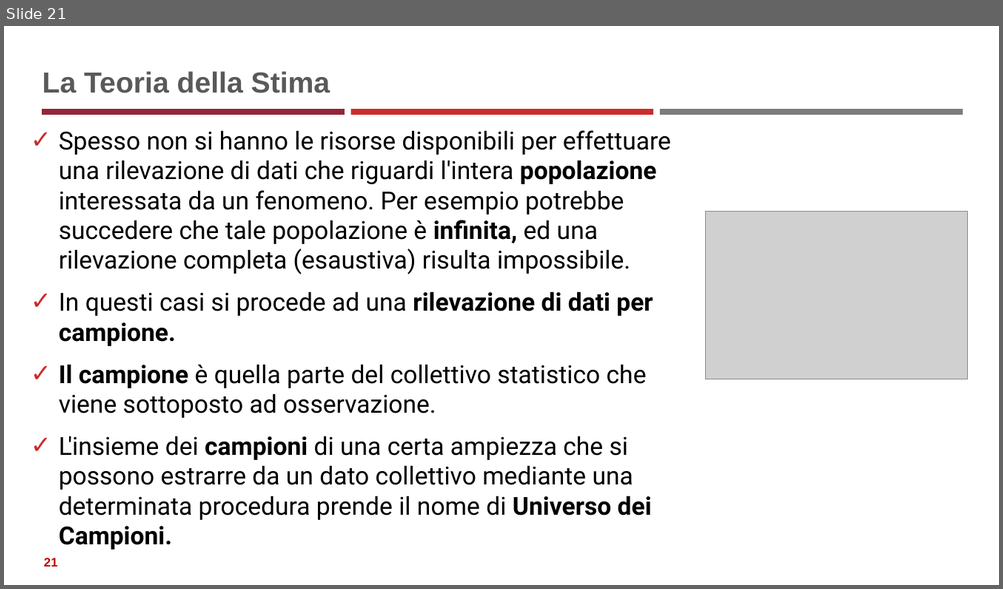
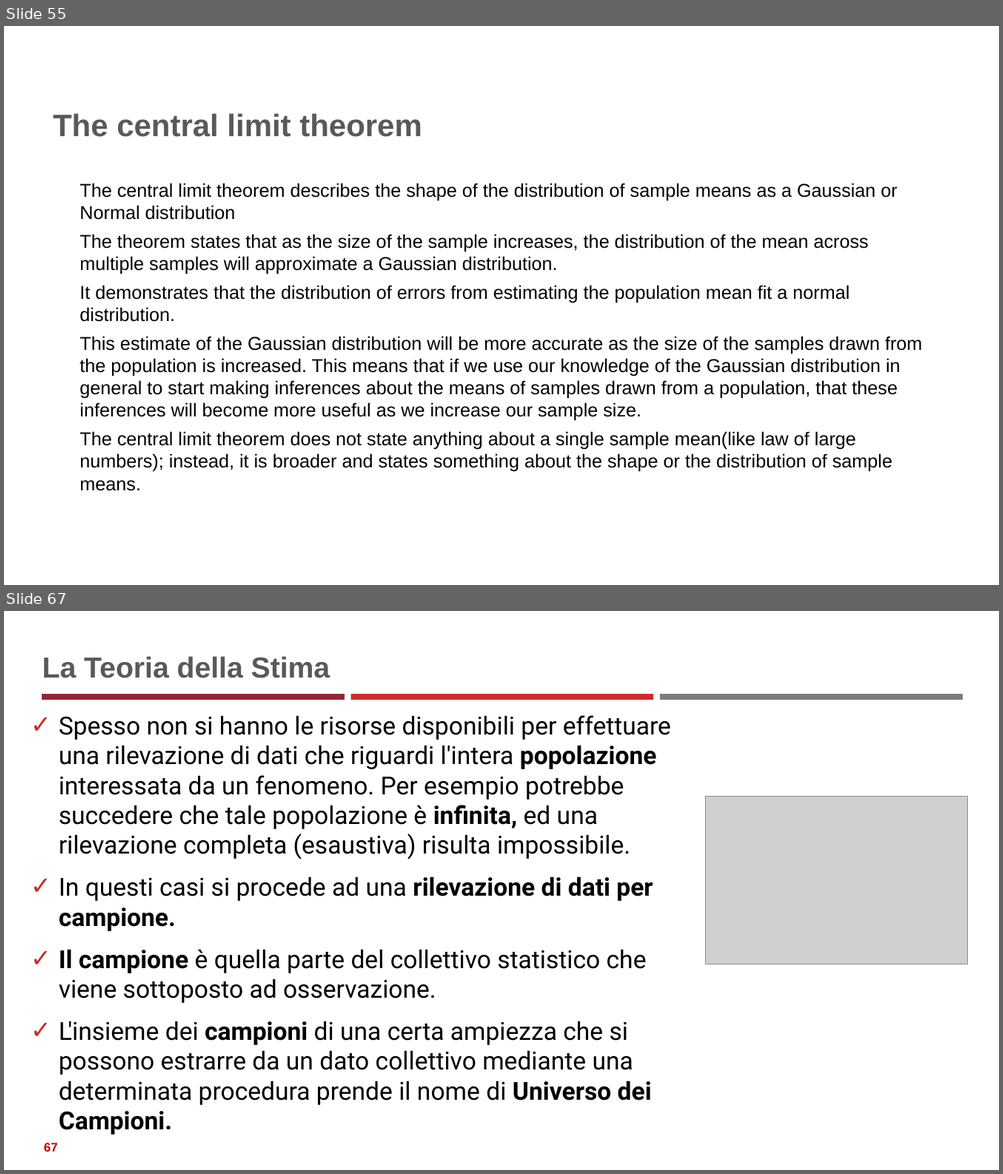
Before and after one commit to neural1977/data_science_interview_material, a slide deck: Statistics_ita.pptx. Shown one above the other, each under a label of ours: slide 21 before the commit, slides 55 and 67 after it; the slides between them are not shown. The pictures are 1003x589 and 1003x1174 pixels, drawn with LibreOffice and Linux fonts; fonts in the diff are those of the drawing; grey boxes stand for pictures. Boxes give left, top, right and bottom in pixels: in the first picture for what was removed or moved away, otherwise in the second. Text is boxed around its words. In the diff, an @@ line names an element or a change of style, - is before the commit and + after.

```diff
--- a/Statistics_ita.pptx
+++ b/Statistics_ita.pptx
@@ slide 55 added at box(4, 26, 999, 585), background #FFFFFF @@
@@ title added at box(53, 113, 422, 137), 30 pt, text #595959, bold @@
+The central limit theorem
@@ text added at box(79, 183, 922, 491), 18 pt, text #000000 @@
+The central limit theorem describes the shape of the distribution of sample means as a Gaussian or Normal distribution
+The theorem states that as the size of the sample increases, the distribution of the mean across multiple samples will approximate a Gaussian distribution.
+It demonstrates that the distribution of errors from estimating the population mean fit a normal distribution.
+This estimate of the Gaussian distribution will be more accurate as the size of the samples drawn from the population is increased. This means that if we use our knowledge of the Gaussian distribution in general to start making inferences about the means of samples drawn from a population, that these inferences will become more useful as we increase our sample size.
+The central limit theorem does not state anything about a single sample mean(like law of large numbers); instead, it is broader and states something about the shape or the distribution of sample means.
@@ what was slide 21 is now slide 67 @@
@@ page number at box(44, 1143, 58, 1152): text changed @@
-21
+67
```
Also in this commit, not shown: 1 slide changed, 45 other slides added, 11 other files.
